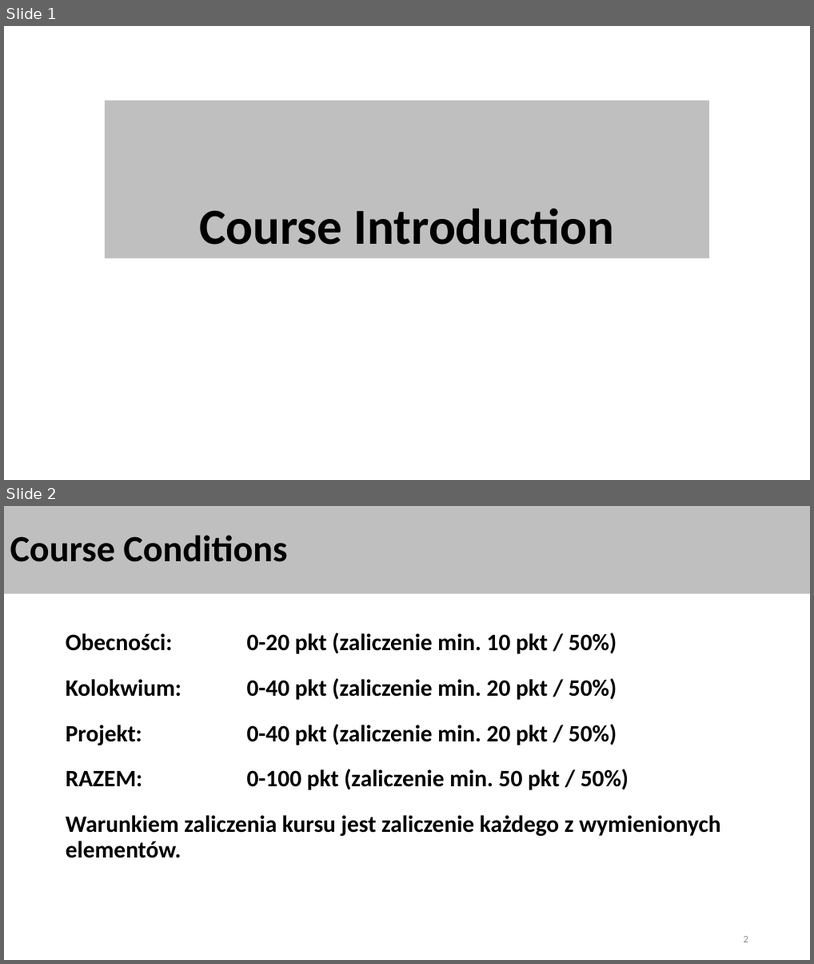
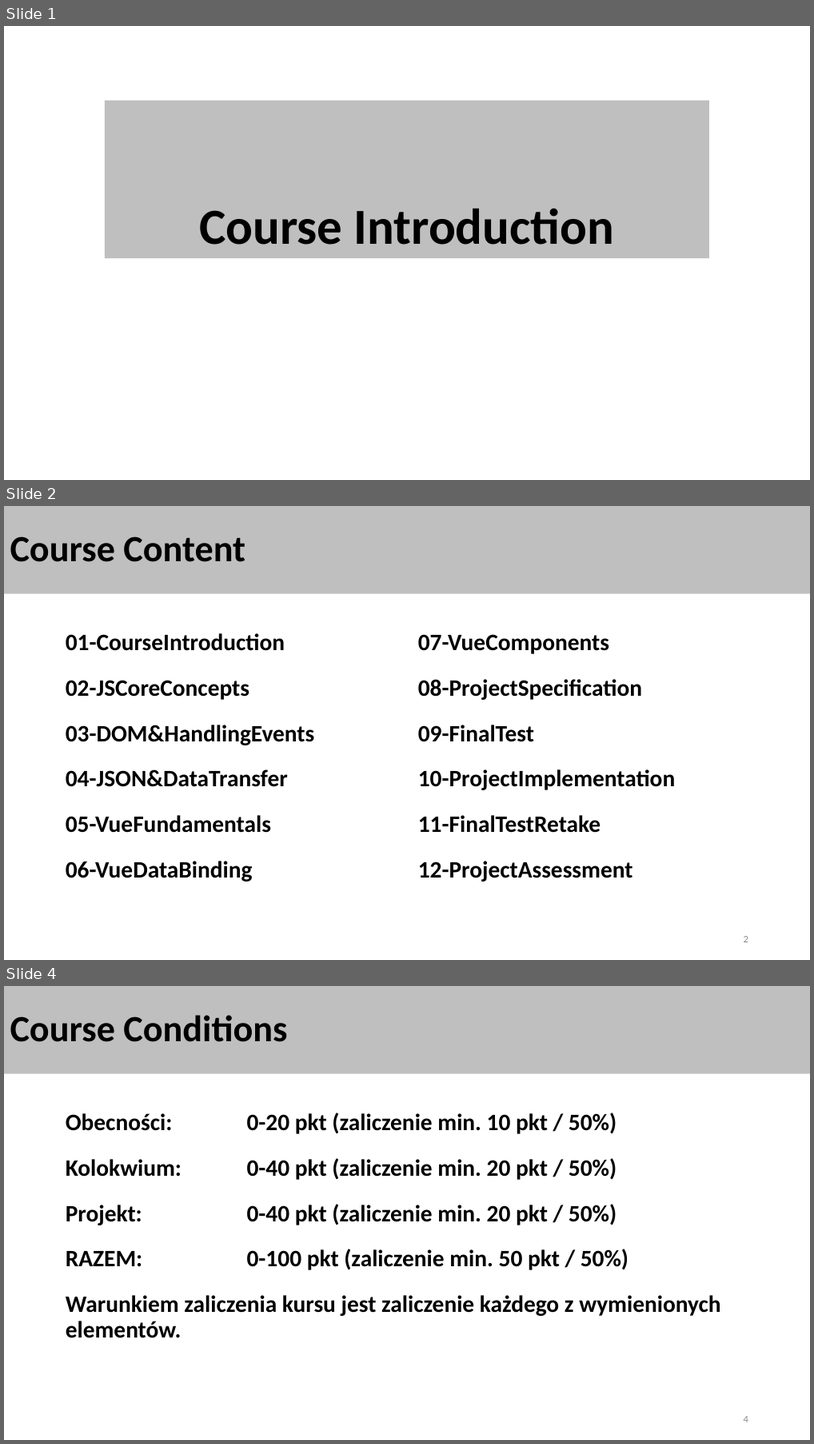
Before and after one commit to wgugulski/spa, a slide deck: 01-CourseIntroduction/CourseIntroduction.pptx. Shown one above the other, each under a label of ours: slides 1 and 2 before the commit, slides 1, 2 and 4 after it; the slides between them are not shown. The pictures are 814x964 and 814x1444 pixels, drawn with LibreOffice and Linux fonts; fonts in the diff are those of the drawing. Boxes give left, top, right and bottom in pixels: in the first picture for what was removed or moved away, otherwise in the second. Text is boxed around its words. In the diff, an @@ line names an element or a change of style, - is before the commit and + after.

Commit message:
finished VueDataBinding

```diff
--- a/01-CourseIntroduction/CourseIntroduction.pptx
+++ b/01-CourseIntroduction/CourseIntroduction.pptx
@@ slide 2 added at bbox=[4, 506, 810, 960], background #FFFFFF @@
@@ title added at bbox=[4, 506, 810, 594], fill #BFBFBF, 44 pt, text #000000, bold @@
+Course Content
@@ text added at bbox=[66, 633, 314, 881], 28 pt, text #000000, bold @@
+01-CourseIntroduction
+02-JSCoreConcepts
+03-DOM&HandlingEvents
+04-JSON&DataTransfer
+05-VueFundamentals
+06-VueDataBinding
@@ text added at bbox=[418, 634, 675, 881], 28 pt, text #000000, bold @@
+07-VueComponents
+08-ProjectSpecification
+09-FinalTest
+10-ProjectImplementation
+11-FinalTestRetake
+12-ProjectAssessment
@@ page number added at bbox=[744, 936, 749, 942], 12 pt, text #8C8C8C @@
+2
@@ what was slide 2 is now slide 4 @@
@@ page number at bbox=[744, 1416, 749, 1422]: text changed @@
-2
+4
```
Also in this commit, not shown: 1 slide changed, 7 other files.
